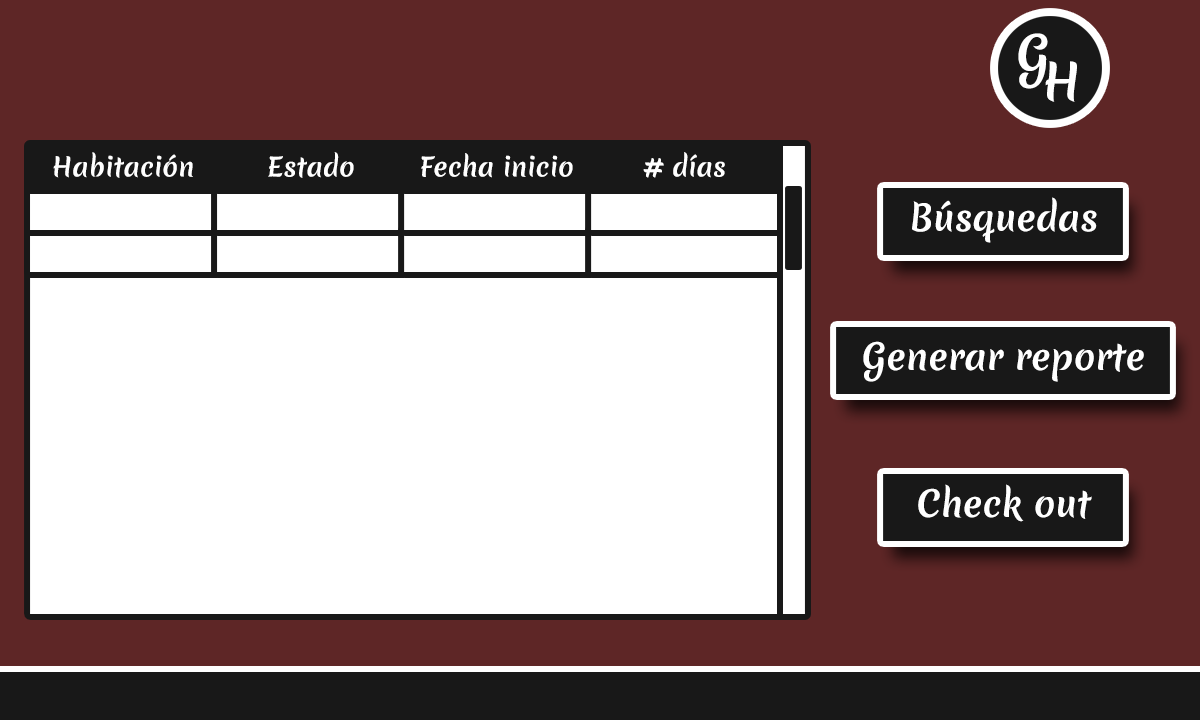
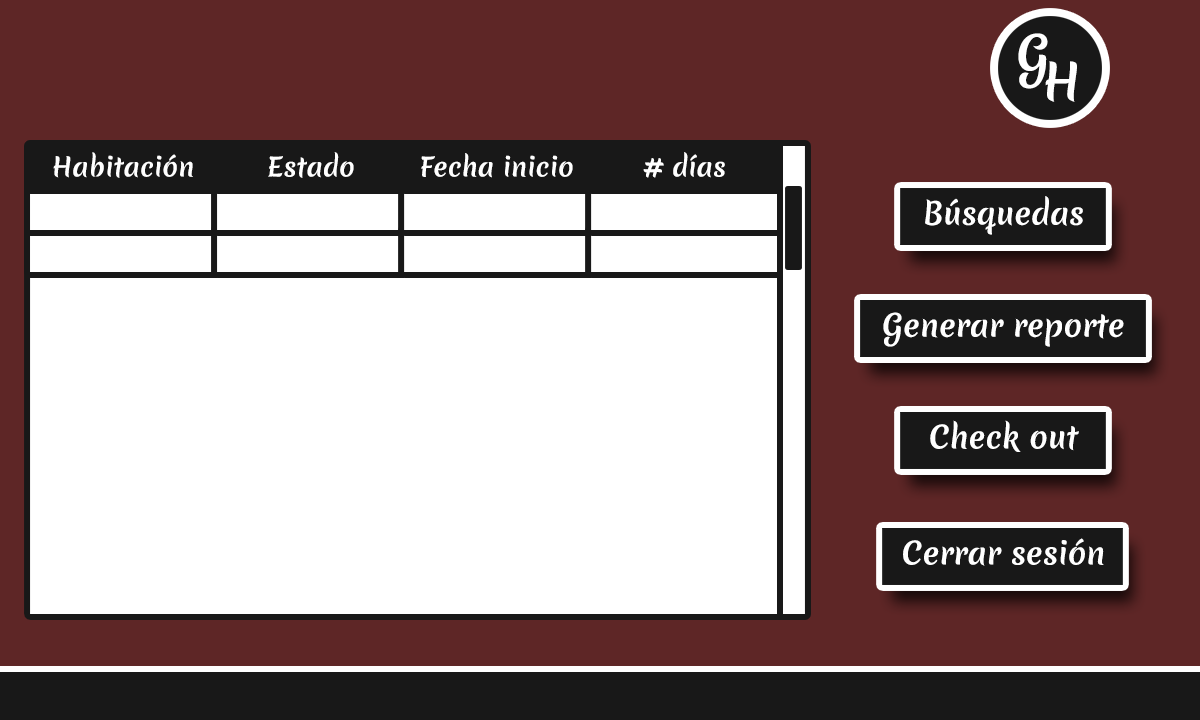
Revision of a layered 1200 x 720 image; what changed, layer by layer:
added group "Exit" (1st of 2, in "Buttons") with 2 layers in group "Buttons" over (882, 528, 1123, 585)
added layer "Cerrar sesión" in group "Exit" over (903, 538, 1104, 566)
added layer "Exit" (2nd of 2, in "Buttons" › "Exit") in group "Exit" over (882, 528, 1123, 585)
painted on "Check out" over (918, 420, 1092, 522)
painted on "Check Out" (2nd of 2, in "Buttons" › "Check Out") over (883, 412, 1123, 541)
painted on "Generar reporte" over (863, 312, 1144, 382)
painted on "Report" (2nd of 2, in "Buttons" › "Report") over (836, 300, 1170, 394)
painted on "Búsquedas" over (912, 196, 1097, 243)
painted on "Search" (2nd of 2, in "Buttons" › "Search") over (883, 188, 1123, 255)
